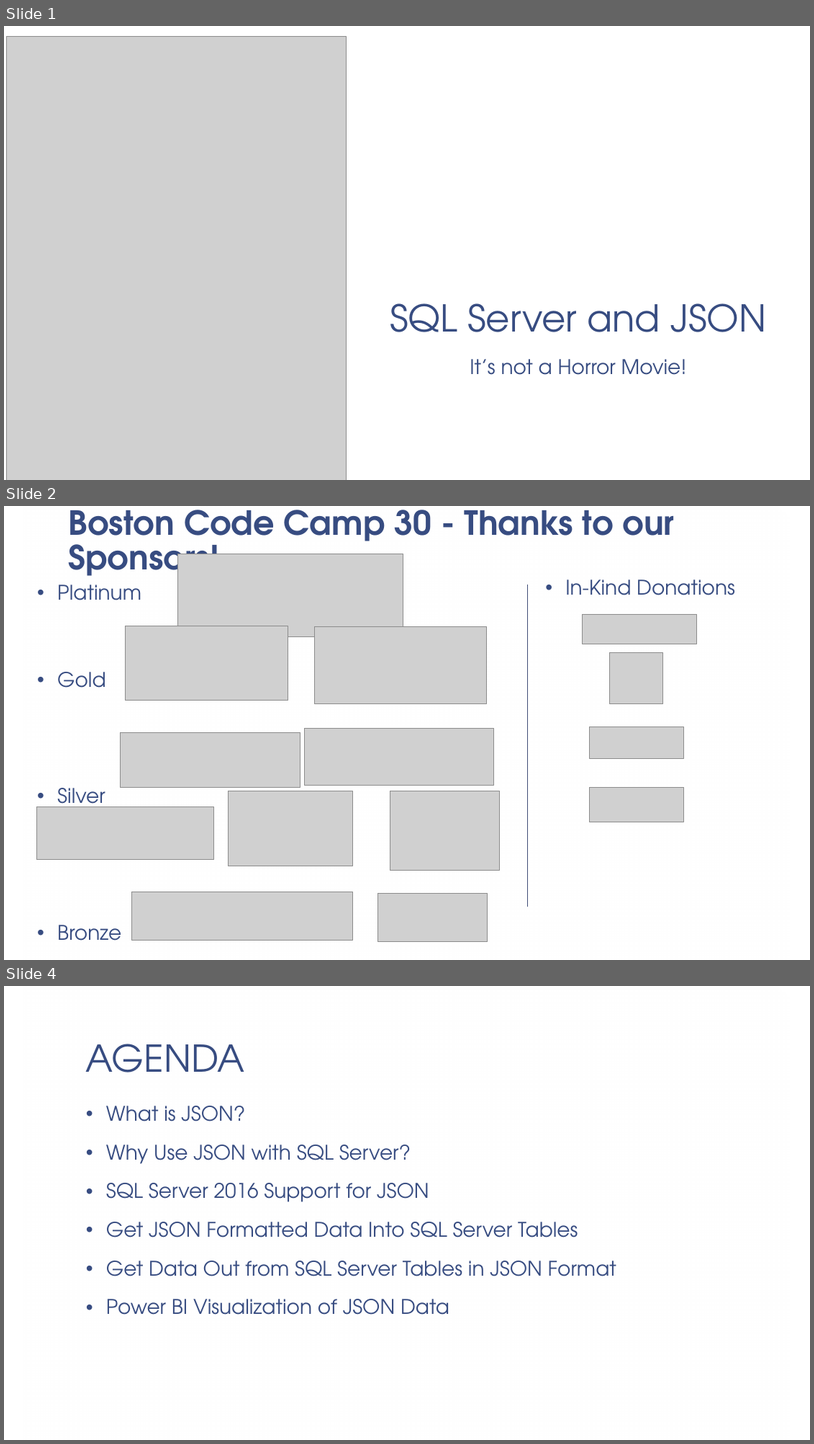
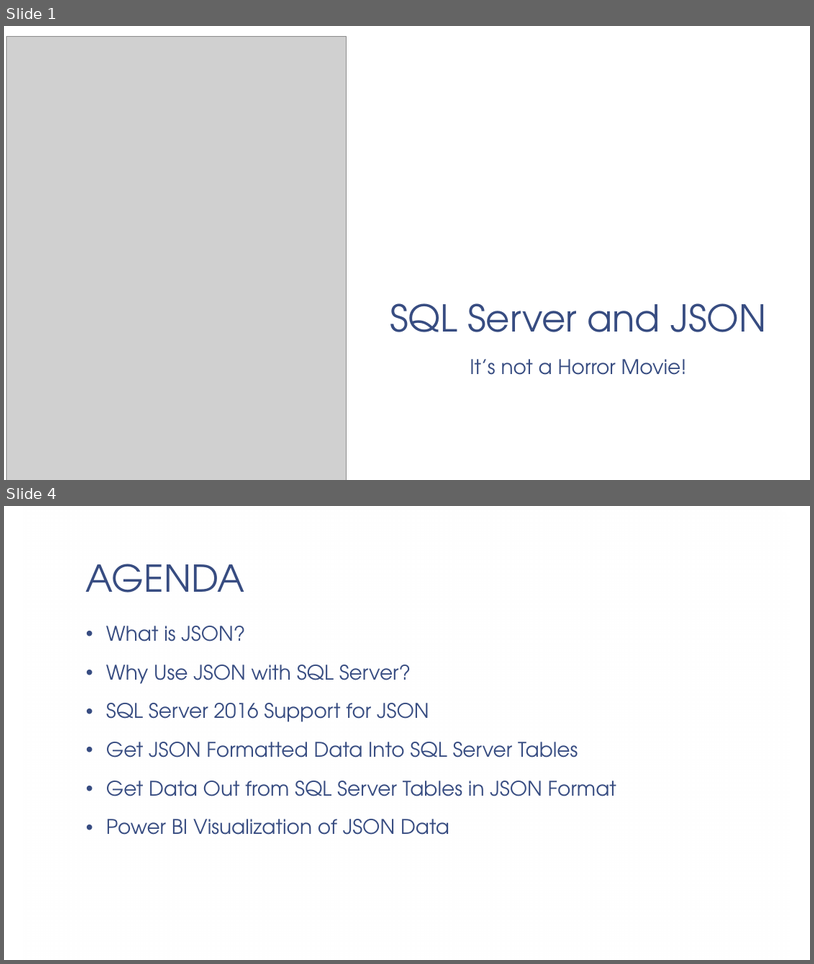
Before and after one commit to adipesa/sqlserver-json, a slide deck: SQL Server and JSON.pptx. Shown one above the other, each under a label of ours: slides 1, 2 and 4 before the commit, slides 1 and 4 after it; the slides between them are not shown. The pictures are 814x1444 and 814x964 pixels, drawn with LibreOffice and Linux fonts; fonts in the diff are those of the drawing; grey boxes stand for pictures; background and template pictures are left out. Boxes give left, top, right and bottom in pixels: in the first picture for what was removed or moved away, otherwise in the second. Text is boxed around its words. In the diff, an @@ line names an element or a change of style, - is before the commit and + after.

```diff
--- a/SQL Server and JSON.pptx
+++ b/SQL Server and JSON.pptx
@@ slide 2 removed at box(4, 506, 810, 960), background picture (left out); not listed: 1 template element that a slide beside it also shows @@
@@ title removed at box(68, 510, 675, 583) @@
-Boston Code Camp 30 - Thanks to our Sponsors!
@@ picture removed at box(178, 554, 404, 636) @@
@@ text removed at box(57, 584, 142, 940) @@
-• Platinum
-• Gold
-• Silver
-• Bronze
@@ line removed from (527, 584) to (527, 906) @@
@@ text removed at box(566, 579, 736, 595) @@
-• In-Kind Donations
@@ picture removed at box(126, 626, 288, 700) @@
@@ picture removed at box(315, 626, 486, 704) @@
@@ picture removed at box(582, 614, 697, 644) @@
@@ picture removed at box(610, 652, 664, 704) @@
@@ picture removed at box(120, 732, 301, 787) @@
@@ picture removed at box(305, 728, 494, 785) @@
@@ picture removed at box(589, 727, 684, 758) @@
@@ picture removed at box(36, 807, 214, 860) @@
@@ picture removed at box(229, 791, 353, 866) @@
@@ picture removed at box(390, 791, 499, 870) @@
@@ picture removed at box(589, 788, 684, 822) @@
@@ picture removed at box(131, 891, 353, 939) @@
@@ picture removed at box(378, 893, 488, 942) @@
```
Also in this commit, not shown: 1 slide changed, 2 slides added.
